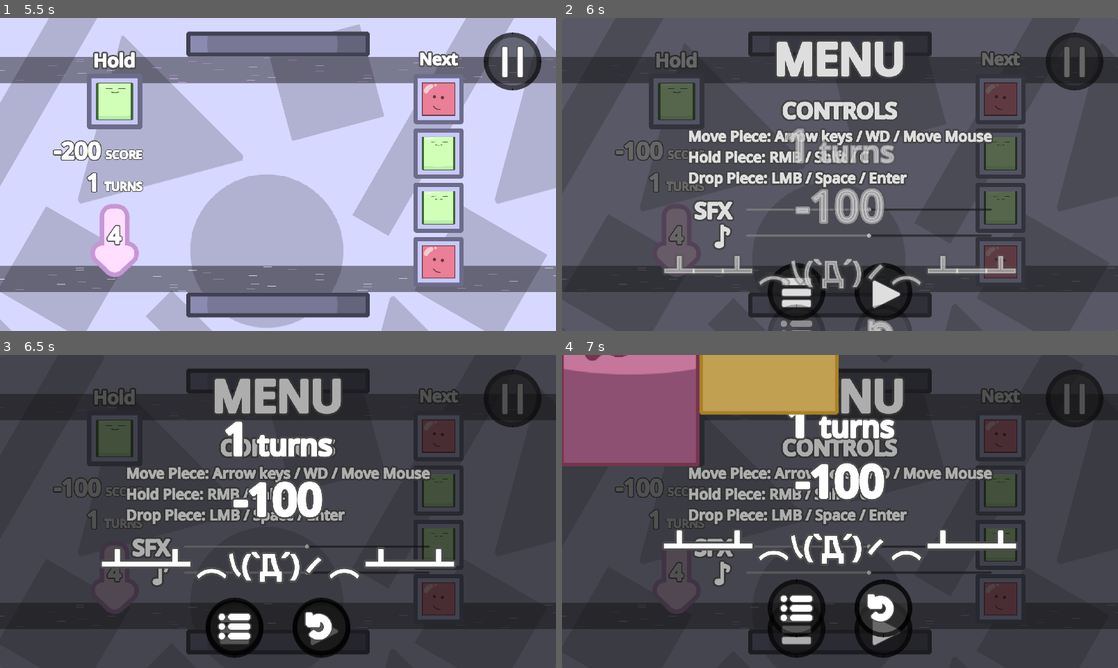
Above: before the commit, frames 1-4 (two rows, left to right).
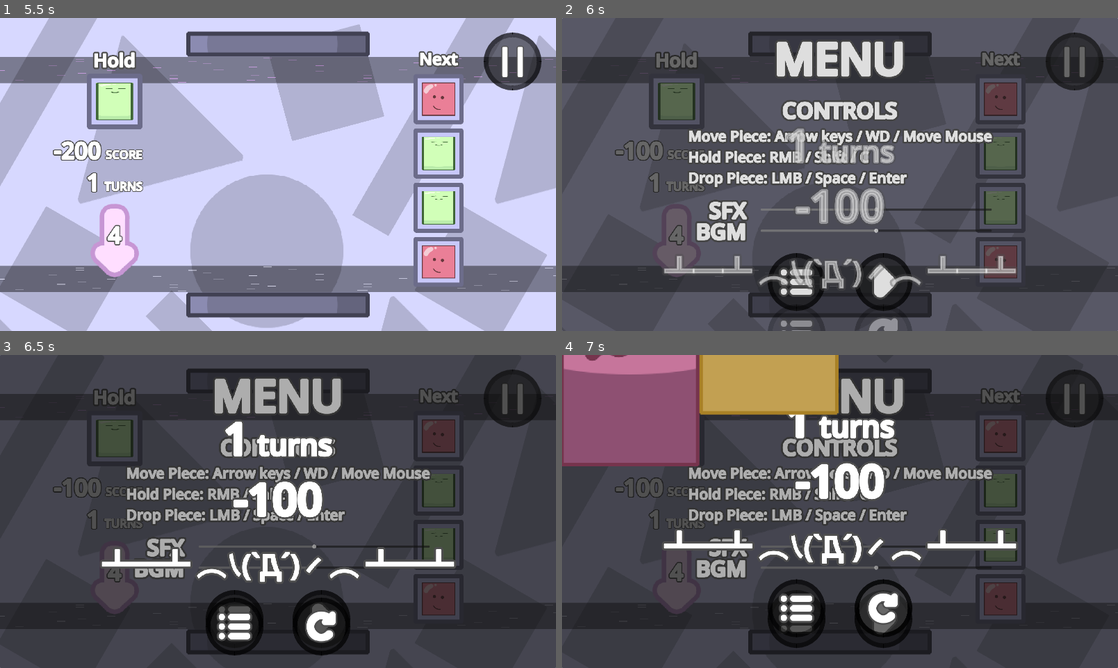
Above: after the commit, the same moments.

Repository: nullishew/game-jam-palindome
Game: Godot game, scene res://scenes/menu.tscn
The game is run twice, just before and just after one commit, with the same random seed, the same clock (stepped at 60 frames per second) and the same inputs.
Inputs (mouse positions are in pixels of both pictures, inside the frame that each line leads up to):
- Up to frame 1 (5.5 s): click "Start" at 0.5 s; click "Start" at 1.25 s; move the mouse to (400, 158) at 2.02 s; hold Right (move_piece_right) 2.03-2.78 s; tap Tab (hold_piece) at 2.1, 3.6, 5.1 s; move the mouse to (166, 190) at 2.77 s; hold Left (move_piece_left) 2.78-3.53 s; tap Space (release_piece) at 2.85, 4.35 s; move the mouse to (333, 105) at 3.52 s; hold Right (move_piece_right) 3.53-5.03 s; move the mouse to (250, 237) at 4.27 s; move the mouse to (444, 221) at 5.02 s; hold Left (move_piece_left) from 5.03 s (still down)
- Up to frame 2 (6 s): keep holding Left (move_piece_left); tap Escape (pause_menu_toggle) at 5.65 s; move the mouse to (673, 127) at 5.77 s; tap Space (release_piece) at 5.85 s
- Up to frame 3 (6.5 s): keep holding Left (move_piece_left)
- Up to frame 4 (7 s): release Left (move_piece_left) at 6.5 s; click (884, 627) at 6.5 s

Frame 1 is identical in both runs. In frame 2, 3.5% of the frame differs, in the area x 23-78%, y 58-100%; in frame 3, 2.2%; in frame 4, 2.4%.

Commit message:
fixed missing icons in pause menu and game over menu

Diff:
--- a/scenes/game_over.tscn
+++ b/scenes/game_over.tscn
@@ -8,6 +8,7 @@
 [ext_resource type="StyleBox" uid="uid://djikl8q0utpmy" path="res://resources/menu_button_ui/menu_button_disabled_stylebox.tres" id="5_irg28"]
 [ext_resource type="StyleBox" uid="uid://b4r18fogvaykm" path="res://resources/menu_button_ui/menu_button_focus_stylebox.tres" id="5_v3hpu"]
 [ext_resource type="Texture2D" uid="uid://bwh8uqj645y8r" path="res://assets/ui/menu_btn_icon.png" id="8_2jtsn"]
+[ext_resource type="Texture2D" uid="uid://bp5ueik4wukqk" path="res://assets/ui/retry_btn_icon.png" id="9_8bugq"]
 
 [sub_resource type="Animation" id="Animation_xeevv"]
 length = 0.001
@@ -180,9 +181,10 @@
 }"
 
 [sub_resource type="ShaderMaterial" id="ShaderMaterial_wawo4"]
+resource_local_to_scene = true
 shader = SubResource("Shader_8bugq")
 shader_parameter/outline_color = Color(0.30588236, 0.30588236, 0.30588236, 1)
-shader_parameter/outline_size = 3.0
+shader_parameter/outline_size = 5.0
 shader_parameter/edge_softness = 1.5
 
 [node name="GameOver" type="CanvasLayer" unique_id=1361454001 node_paths=PackedStringArray("turn_count_label", "score_label", "menu_btn", "replay_btn")]
@@ -391,23 +393,19 @@
 theme_override_styles/focus = ExtResource("5_v3hpu")
 metadata/_edit_use_anchors_ = true
 
-[node name="Replay Label" type="Label" parent="Panel/Game Over Menu/HBoxContainer/Replay Button" unique_id=1296257838]
-custom_minimum_size = Vector2(200, 200)
-layout_mode = 0
-offset_left = -12.0
-offset_right = 188.0
-offset_bottom = 200.0
-rotation = -1.5707964
-scale = Vector2(-1, 1)
-pivot_offset = Vector2(100, 100)
-theme_override_colors/font_color = Color(1, 1, 1, 1)
-theme_override_colors/font_shadow_color = Color(0.30588236, 0.30588236, 0.30588236, 1)
-theme_override_colors/font_outline_color = Color(1, 1, 1, 1)
-theme_override_constants/shadow_offset_x = 0
-theme_override_constants/shadow_offset_y = 0
-theme_override_constants/outline_size = 25
-theme_override_constants/shadow_outline_size = 40
-theme_override_font_sizes/font_size = 120
-text = "↻"
-horizontal_alignment = 1
-vertical_alignment = 1
+[node name="MarginContainer" type="MarginContainer" parent="Panel/Game Over Menu/HBoxContainer/Replay Button" unique_id=490006907]
+layout_mode = 1
+anchors_preset = 15
+anchor_right = 1.0
+anchor_bottom = 1.0
+grow_horizontal = 2
+grow_vertical = 2
+theme_override_constants/margin_left = 24
+theme_override_constants/margin_top = 24
+theme_override_constants/margin_right = 24
+theme_override_constants/margin_bottom = 24
+
+[node name="TextureRect" type="TextureRect" parent="Panel/Game Over Menu/HBoxContainer/Replay Button/MarginContainer" unique_id=921636276]
+material = SubResource("ShaderMaterial_wawo4")
+layout_mode = 2
+texture = ExtResource("9_8bugq")
--- a/scenes/pause_menu.tscn
+++ b/scenes/pause_menu.tscn
@@ -6,6 +6,8 @@
 [ext_resource type="StyleBox" uid="uid://7d3xxgifanaf" path="res://resources/menu_button_ui/menu_button_hover_stylebox.tres" id="3_1s2dm"]
 [ext_resource type="StyleBox" uid="uid://djikl8q0utpmy" path="res://resources/menu_button_ui/menu_button_disabled_stylebox.tres" id="4_88e76"]
 [ext_resource type="StyleBox" uid="uid://b4r18fogvaykm" path="res://resources/menu_button_ui/menu_button_focus_stylebox.tres" id="5_knqa7"]
+[ext_resource type="Texture2D" uid="uid://bwh8uqj645y8r" path="res://assets/ui/menu_btn_icon.png" id="7_1s2dm"]
+[ext_resource type="Texture2D" uid="uid://ch2gv65l36q7o" path="res://assets/ui/resume_btn_icon.png" id="8_88e76"]
 
 [sub_resource type="Animation" id="Animation_1s2dm"]
 length = 0.001
@@ -57,6 +59,88 @@
 &"in": SubResource("Animation_88e76"),
 &"out": SubResource("Animation_v4r4p")
 }
+
+[sub_resource type="Shader" id="Shader_8bugq"]
+resource_local_to_scene = true
+code = "shader_type canvas_item;
+
+uniform vec4 outline_color : source_color =
+	vec4(0.0, 0.0, 0.0, 1.0);
+
+uniform float outline_size = 8.0;
+uniform float edge_softness = 1.5;
+
+varying vec4 modulate_color;
+
+void vertex() {
+	modulate_color = COLOR;
+}
+
+void fragment() {
+
+	vec4 tex = texture(TEXTURE, UV);
+
+	vec4 icon = tex * modulate_color;
+
+	float center_alpha = tex.a;
+
+	// Find nearest edge distance (brute-force SDF approximation)
+	float min_dist = outline_size + 1.0;
+
+	int radius = int(ceil(outline_size));
+
+	for (int x = -radius; x <= radius; x++) {
+		for (int y = -radius; y <= radius; y++) {
+
+			vec2 offset = vec2(float(x), float(y));
+			float dist = length(offset);
+
+			if (dist > outline_size)
+				continue;
+
+			vec2 sample_uv = UV + offset * TEXTURE_PIXEL_SIZE;
+
+			float sample_alpha = texture(TEXTURE, sample_uv).a;
+
+			if (sample_alpha > 0.001) {
+				min_dist = min(min_dist, dist - sample_alpha);
+			}
+		}
+	}
+
+	// Soft falloff at outer edge
+	float outer = 1.0 - smoothstep(
+		outline_size - edge_softness,
+		outline_size,
+		min_dist
+	);
+
+	outer *= (1.0 - center_alpha);
+
+	vec4 border = outline_color * modulate_color;
+
+	// --- Proper alpha compositing (NO max()) ---
+
+	float outline_a = outer * border.a;
+
+	float final_a =
+		outline_a + icon.a * (1.0 - outline_a);
+
+	vec3 final_rgb =
+		(border.rgb * outline_a * (1.0 - icon.a)) +
+		(icon.rgb * icon.a);
+
+	final_rgb /= max(final_a, 0.0001);
+
+	COLOR = vec4(final_rgb, final_a);
+}"
+
+[sub_resource type="ShaderMaterial" id="ShaderMaterial_wawo4"]
+resource_local_to_scene = true
+shader = SubResource("Shader_8bugq")
+shader_parameter/outline_color = Color(0.30588236, 0.30588236, 0.30588236, 1)
+shader_parameter/outline_size = 5.0
+shader_parameter/edge_softness = 1.5
 
 [node name="PauseMenu" type="CanvasLayer" unique_id=2132143122 node_paths=PackedStringArray("resume_button", "menu_button", "animation_player", "sfx_slider", "soundtrack_slider")]
 layer = 2
@@ -144,7 +228,7 @@
 theme_override_constants/separation = 50
 
 [node name="Label" type="Label" parent="Panel/VBoxContainer/VBoxContainer/HBoxContainer2" unique_id=1073775186]
-custom_minimum_size = Vector2(150, 0)
+custom_minimum_size = Vector2(200, 0)
 layout_mode = 2
 theme_override_colors/font_color = Color(1, 1, 1, 1)
 theme_override_colors/font_shadow_color = Color(0.30588236, 0.30588236, 0.30588236, 1)
@@ -168,8 +252,8 @@
 layout_mode = 2
 theme_override_constants/separation = 50
 
-[node name="Label" type="Label" parent="Panel/VBoxContainer/VBoxContainer/HBoxContainer" unique_id=861507609]
-custom_minimum_size = Vector2(150, 0)
+[node name="Label" type="Label" parent="Panel/VBoxContainer/VBoxContainer/HBoxContainer" unique_id=522705354]
+custom_minimum_size = Vector2(200, 0)
 layout_mode = 2
 theme_override_colors/font_color = Color(1, 1, 1, 1)
 theme_override_colors/font_shadow_color = Color(0.30588236, 0.30588236, 0.30588236, 1)
@@ -178,8 +262,8 @@
 theme_override_constants/shadow_offset_y = 0
 theme_override_constants/outline_size = 15
 theme_override_constants/shadow_outline_size = 40
-theme_override_font_sizes/font_size = 100
-text = "♪"
+theme_override_font_sizes/font_size = 75
+text = "BGM"
 horizontal_alignment = 2
 vertical_alignment = 1
 
@@ -207,22 +291,22 @@
 theme_override_styles/disabled = ExtResource("4_88e76")
 theme_override_styles/focus = ExtResource("5_knqa7")
 
-[node name="Menu Label" type="Label" parent="Panel/VBoxContainer/HBoxContainer2/Menu Button" unique_id=1746904924]
-custom_minimum_size = Vector2(200, 200)
-layout_mode = 0
-offset_right = 200.0
-offset_bottom = 200.0
-theme_override_colors/font_color = Color(1, 1, 1, 1)
-theme_override_colors/font_shadow_color = Color(0.30588236, 0.30588236, 0.30588236, 1)
-theme_override_colors/font_outline_color = Color(1, 1, 1, 1)
-theme_override_constants/shadow_offset_x = 0
-theme_override_constants/shadow_offset_y = 0
-theme_override_constants/outline_size = 25
-theme_override_constants/shadow_outline_size = 40
-theme_override_font_sizes/font_size = 120
-text = "☰"
-horizontal_alignment = 1
-vertical_alignment = 1
+[node name="MarginContainer" type="MarginContainer" parent="Panel/VBoxContainer/HBoxContainer2/Menu Button" unique_id=1195817687]
+layout_mode = 1
+anchors_preset = 15
+anchor_right = 1.0
+anchor_bottom = 1.0
+grow_horizontal = 2
+grow_vertical = 2
+theme_override_constants/margin_left = 12
+theme_override_constants/margin_top = 12
+theme_override_constants/margin_right = 12
+theme_override_constants/margin_bottom = 12
+
+[node name="TextureRect" type="TextureRect" parent="Panel/VBoxContainer/HBoxContainer2/Menu Button/MarginContainer" unique_id=577604715]
+material = SubResource("ShaderMaterial_wawo4")
+layout_mode = 2
+texture = ExtResource("7_1s2dm")
 
 [node name="Resume Button" type="Button" parent="Panel/VBoxContainer/HBoxContainer2" unique_id=2030451838]
 custom_minimum_size = Vector2(200, 200)
@@ -233,22 +317,19 @@
 theme_override_styles/disabled = ExtResource("4_88e76")
 theme_override_styles/focus = ExtResource("5_knqa7")
 
-[node name="Menu Label" type="Label" parent="Panel/VBoxContainer/HBoxContainer2/Resume Button" unique_id=47750898]
-custom_minimum_size = Vector2(200, 200)
-layout_mode = 0
-offset_left = 20.0
-offset_top = 5.0
-offset_right = 220.0
-offset_bottom = 205.0
-scale = Vector2(0.9, 0.9)
-theme_override_colors/font_color = Color(1, 1, 1, 1)
-theme_override_colors/font_shadow_color = Color(0.30588236, 0.30588236, 0.30588236, 1)
-theme_override_colors/font_outline_color = Color(1, 1, 1, 1)
-theme_override_constants/shadow_offset_x = 0
-theme_override_constants/shadow_offset_y = 0
-theme_override_constants/outline_size = 25
-theme_override_constants/shadow_outline_size = 40
-theme_override_font_sizes/font_size = 120
-text = "▶"
-horizontal_alignment = 1
-vertical_alignment = 1
+[node name="MarginContainer" type="MarginContainer" parent="Panel/VBoxContainer/HBoxContainer2/Resume Button" unique_id=1118175230]
+layout_mode = 1
+anchors_preset = 15
+anchor_right = 1.0
+anchor_bottom = 1.0
+grow_horizontal = 2
+grow_vertical = 2
+theme_override_constants/margin_left = 12
+theme_override_constants/margin_top = 12
+theme_override_constants/margin_right = 12
+theme_override_constants/margin_bottom = 12
+
+[node name="TextureRect" type="TextureRect" parent="Panel/VBoxContainer/HBoxContainer2/Resume Button/MarginContainer" unique_id=521902728]
+material = SubResource("ShaderMaterial_wawo4")
+layout_mode = 2
+texture = ExtResource("8_88e76")
Binary file added: assets/ui/resume_btn_icon.png
Not shown, added: assets/ui/resume_btn_icon.png.import
Binary file added: assets/ui/retry_btn_icon.png
Not shown, added: assets/ui/retry_btn_icon.png.import
